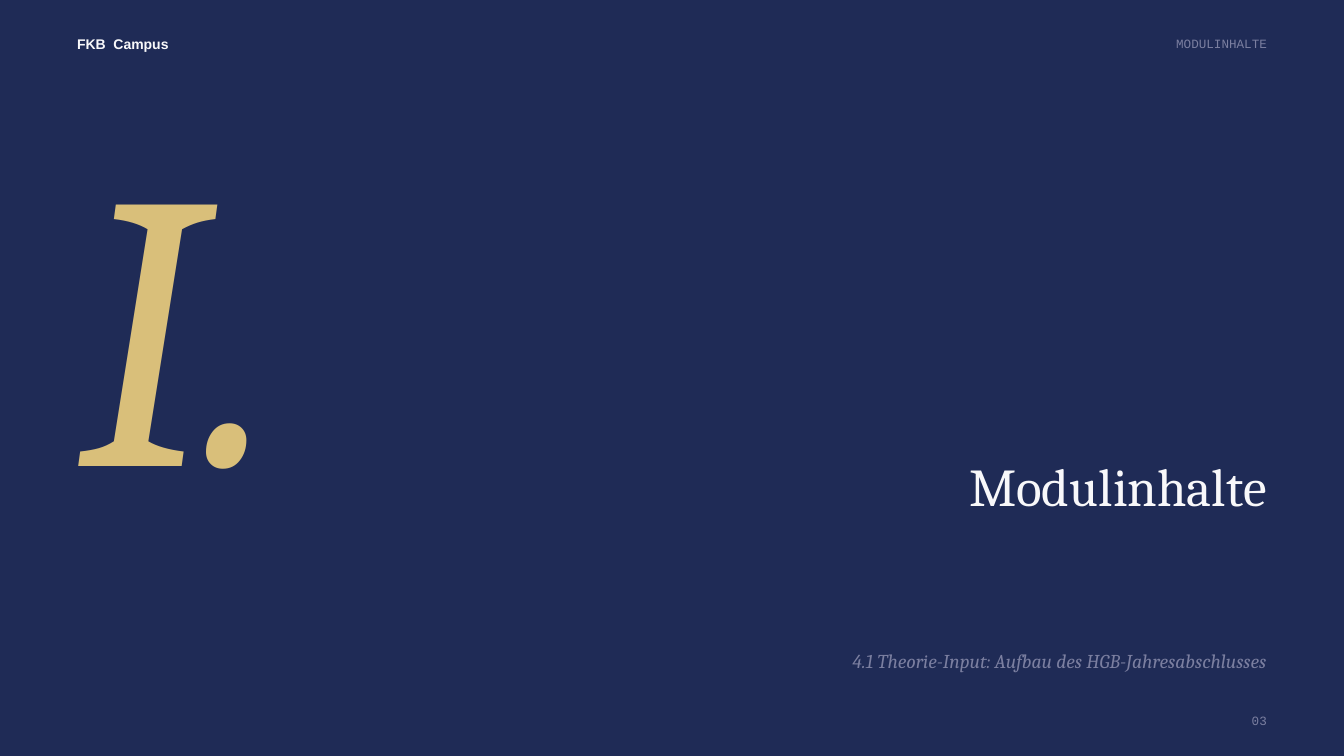
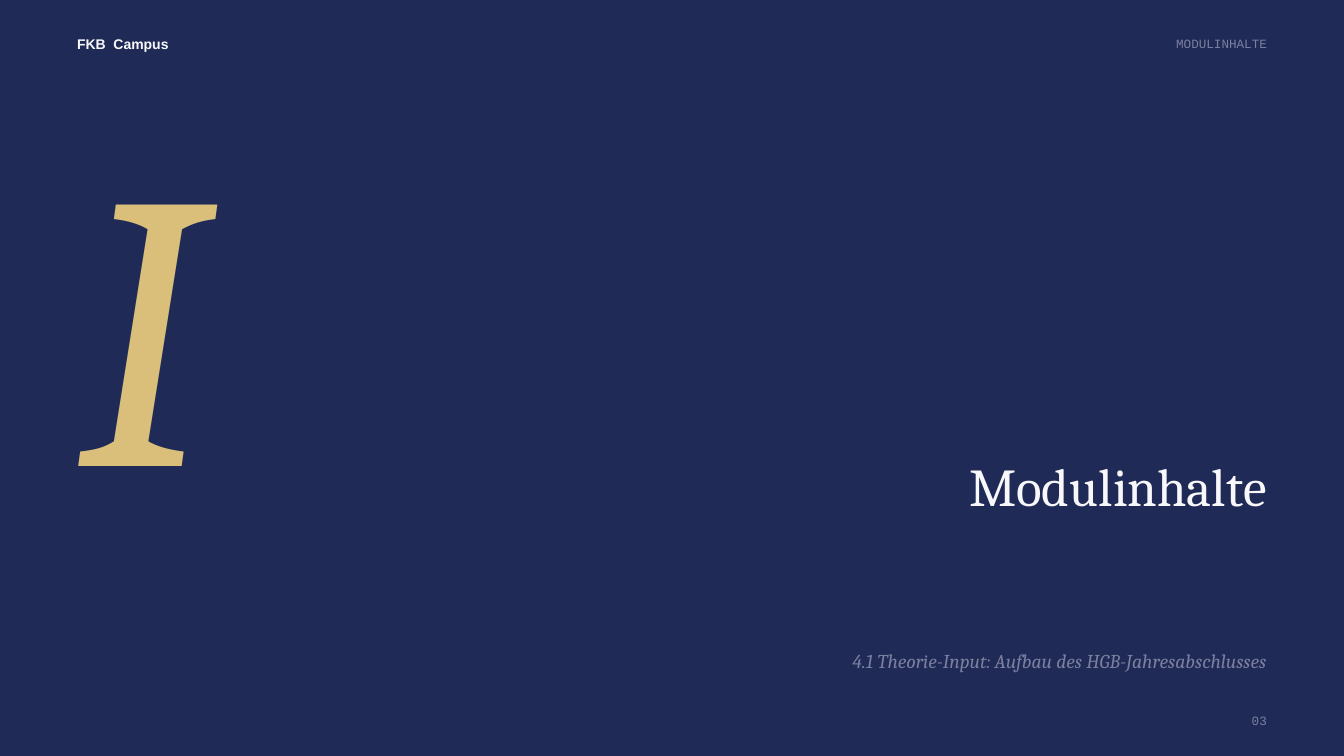
Before and after one commit to ck5rqc47pr-byte/firmenkundenakademie-online, a slide deck: slide 3 of public/downloads/praesentation/M01.pptx. Drawn at 1344x756 pixels with LibreOffice and Linux fonts; fonts in the diff are those of the drawing. Boxes give left, top, right and bottom in pixels: in the first picture for what was removed or moved away, otherwise in the second. Text is boxed around its words. In the diff, an @@ line names an element or a change of style, - is before the commit and + after.

```diff
--- a/public/downloads/praesentation/M01.pptx
+++ b/public/downloads/praesentation/M01.pptx
@@ text at <box>77,204,206,466</box>: text changed @@
-I.
+I
```
Also in this commit, not shown: 10 other slides changed, 1 slide added, 1 slide removed, 1 other file.
